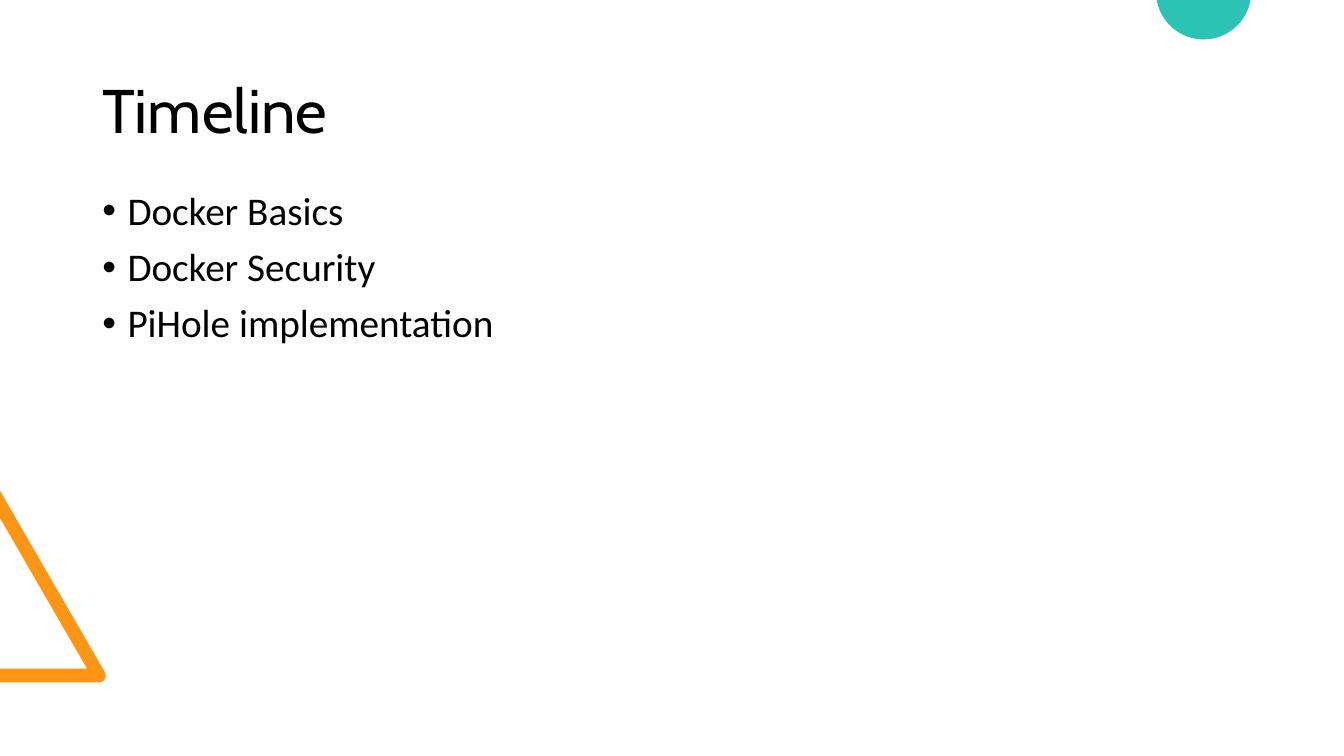
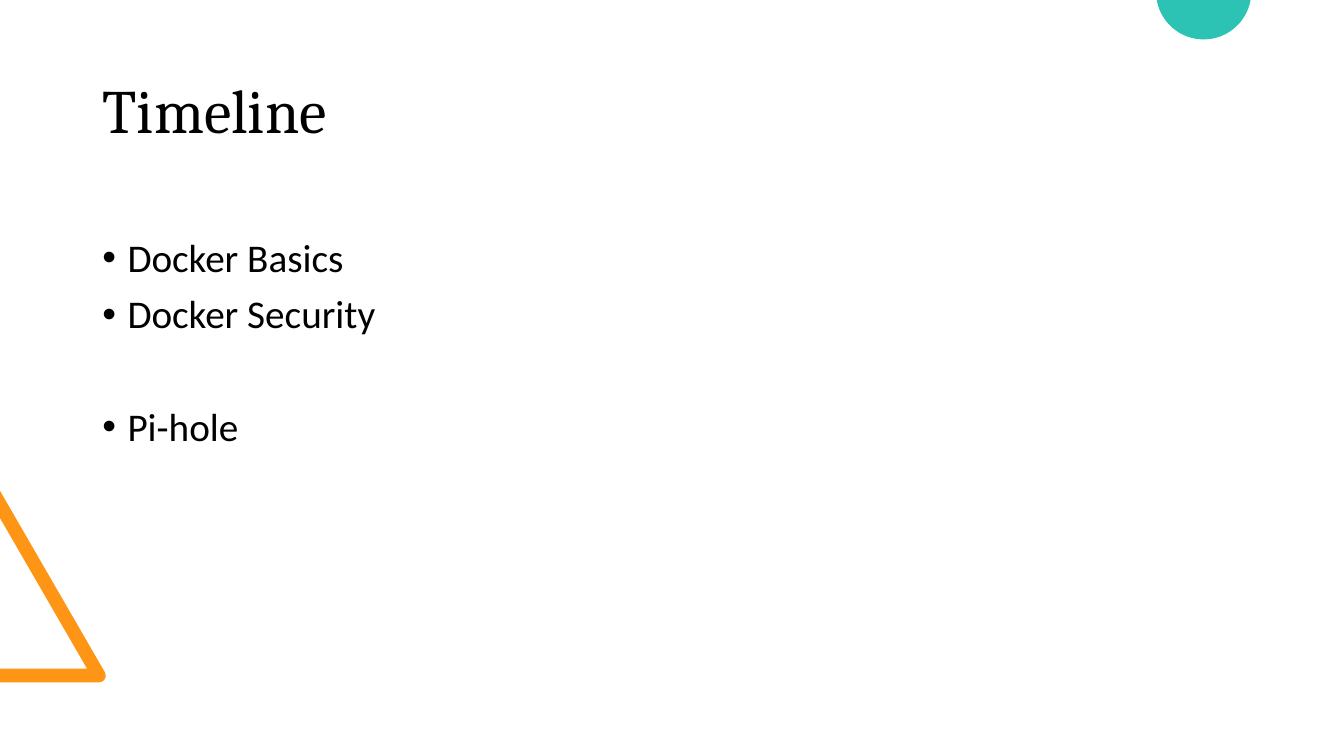
Before and after one commit to nembrinj/protofablab, a slide deck: slide 2 of presentations/Docker Containers.pptx. Drawn at 1344x756 pixels with LibreOffice and Linux fonts; fonts in the diff are those of the drawing. Boxes give left, top, right and bottom in pixels: in the first picture for what was removed or moved away, otherwise in the second. Text is boxed around its words. In the diff, an @@ line names an element or a change of style, - is before the commit and + after.

```diff
--- a/presentations/Docker Containers.pptx
+++ b/presentations/Docker Containers.pptx
@@ title "Timeline" at [103,90,327,134]: font Cabin to Cambria @@
@@ text at [128,244,375,335]: less space between paragraphs @@
@@ text at [128,413,239,442]: text changed @@
-• PiHole implementation
+• Pi-hole
```
Also in this commit, not shown: 7 other slides changed, 8 slides added, 4 slides removed.
